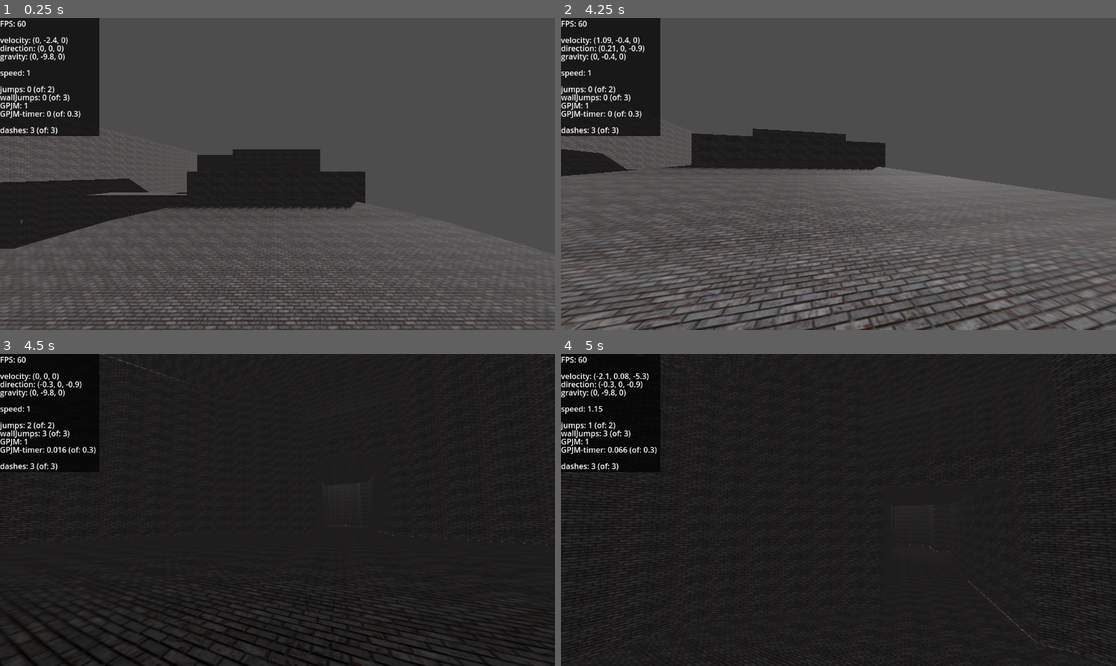
Above: before the commit, frames 1-4 (two rows, left to right).
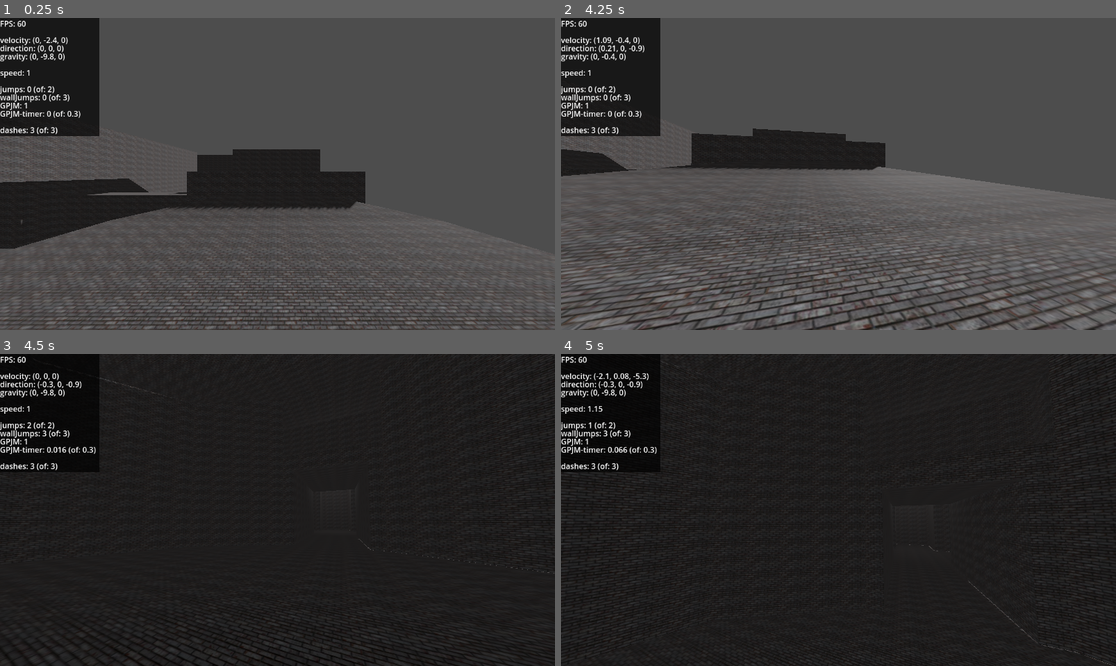
Above: after the commit, the same moments.

Repository: SebastianSchneiderbauer/3DMiami
Game: Godot game, scene res://world/scenes/world.tscn
The game is run twice, just before and just after one commit, with the same random seed, the same clock (stepped at 60 frames per second) and the same inputs.
Inputs (mouse positions are in pixels of both pictures, inside the frame that each line leads up to):
- Up to frame 1 (0.25 s): no input
- Up to frame 2 (4.25 s): tap Enter (ui_accept) at 0.5, 0.77, 1.52, 3.02, 3.77 s; move the mouse to (866, 174) at 0.52 s; hold Up (ui_up) from 0.53 s (still down); tap F (F) at 0.6, 3.6 s; move the mouse to (810, 174) at 1.27 s; tap Ctrl (ctrl) at 1.35 s; move the mouse to (849, 167) at 2.02 s; press the mouse at (849, 167) at 2.03 s; move the mouse to (832, 180) at 2.77 s; release the mouse at (832, 180) at 2.78 s; tap Shift (shift) at 2.85 s; move the mouse to (877, 177) at 3.52 s
- Up to frame 3 (4.5 s): keep holding Up (ui_up); move the mouse to (233, 506) at 4.27 s; tap Ctrl (ctrl) at 4.35 s
- Up to frame 4 (5 s): keep holding Up (ui_up); tap Enter (ui_accept) at 4.52 s

Frames 1-2 are identical in both runs. In frame 3, 1.5% of the frame differs, in the area x 0-100%, y 0-100%; in frame 4, nothing differs.

Commit message:
clena up project structure and main function

Diff:
--- a/player/scenes/playerbody.tscn
+++ b/player/scenes/playerbody.tscn
@@ -1,8 +1,8 @@
 [gd_scene load_steps=7 format=3 uid="uid://cspwugujnubo6"]
 
-[ext_resource type="Script" path="res://player/scripts/playerbody.gd" id="1_144kg"]
+[ext_resource type="Script" path="res://player/scripts/player_movement.gd" id="1_144kg"]
 [ext_resource type="Texture2D" uid="uid://dl5gdn1eq11js" path="res://textures/3.jpg" id="2_h62rp"]
-[ext_resource type="Script" path="res://player/scripts/camera_3d.gd" id="3_b7c5l"]
+[ext_resource type="Script" path="res://player/scripts/player_camera.gd" id="3_b7c5l"]
 
 [sub_resource type="CapsuleShape3D" id="CapsuleShape3D_rf2iv"]
 
@@ -27,8 +27,3 @@
 [node name="Camera3D" type="Camera3D" parent="."]
 transform = Transform3D(1, 0, 0, 0, 1, 0, 0, 0, 1, 0, 1.69835, 0)
 script = ExtResource("3_b7c5l")
-
-[node name="OmniLight3D" type="OmniLight3D" parent="."]
-transform = Transform3D(1, 0, 0, 0, 1, 0, 0, 0, 1, 0, 1.88987, 0)
-visible = false
-omni_range = 124.024
--- a/player/scripts/playerbody.gd
+++ b/player/scripts/player_movement.gd
@@ -149,7 +149,7 @@
 
 	get_child(0).position.y = get_child(0).get_scale().y
 
-func _physics_process(delta): # "main"
+func handle_movement(delta: float):
 	# Get the input direction and handle movement
 	var input_dir = Input.get_vector("ui_left", "ui_right", "ui_up", "ui_down")
 	direction = (transform.basis * Vector3(input_dir.x, 0, input_dir.y)).normalized()
@@ -257,7 +257,6 @@
 		camera.extraFOV += delta*15
 		if camera.extraFOV > 0:
 			camera.extraFOV = 0
-
 
 	# dash logic implementation
 	if dashing:
@@ -277,6 +276,9 @@
 
 	move_and_slide()
 
+func _physics_process(delta): # "main"
+	handle_movement(delta)
+
 func dash():
 	dashing = true
 	dashes -= 1
Renamed: player/scripts/camera_3d.gd -> player/scripts/player_camera.gd
